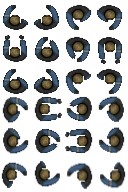
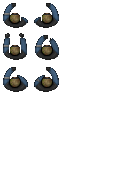
Two versions of the same layered image (128×192). Layer-by-layer changes:
removed layer "ct2.xcf" over <box>65,4,123,95</box>
removed layer "ct2.xcf #3" over <box>2,96,77,155</box>
removed layer "ct2.xcf #2" over <box>50,95,125,154</box>
removed layer "ct2.xcf #4" over <box>3,5,59,94</box>
removed layer "ct2.xcf #5" over <box>66,162,126,189</box>
removed layer "ct2.xcf #1" over <box>1,161,60,188</box>
added layer "ct2.xcf #9" above "ct2.xcf #8" over <box>3,3,59,92</box>
added layer "ct2.xcf #8" above "ct2.xcf #7" over <box>3,3,59,92</box>
added layer "ct2.xcf #7" over <box>3,3,59,92</box>
